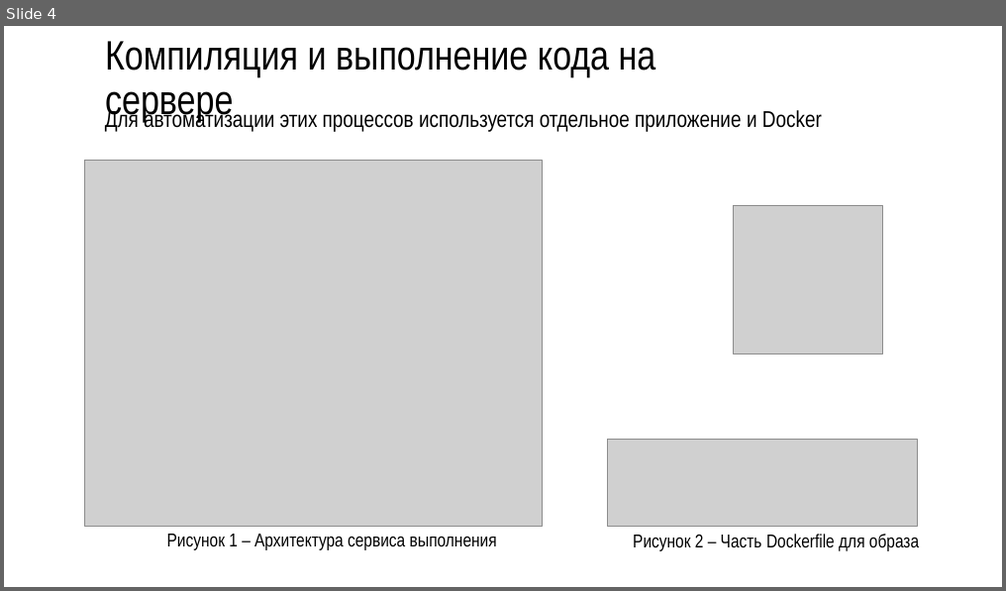
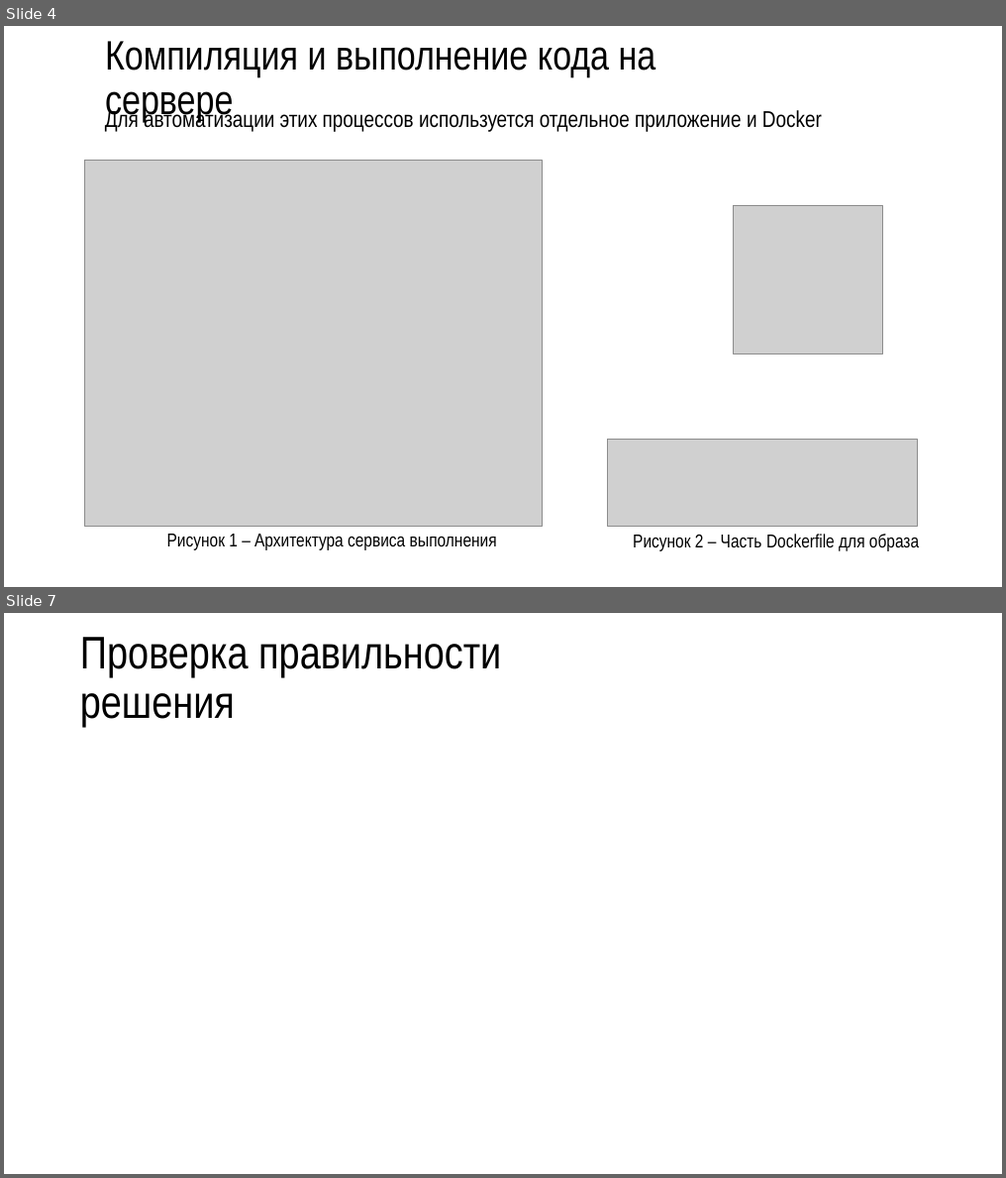
Before and after one commit to R3nnyWeb/codest-open, a slide deck: Презентация Microsoft PowerPoint.pptx. Shown one above the other, each under a label of ours: slide 4 before the commit, slides 4 and 7 after it; the slides between them are not shown. The pictures are 1006x591 and 1006x1178 pixels, drawn with LibreOffice and Linux fonts; fonts in the diff are those of the drawing; grey boxes stand for pictures; background and template pictures are left out. Boxes give left, top, right and bottom in pixels: in the first picture for what was removed or moved away, otherwise in the second. Text is boxed around its words. In the diff, an @@ line names an element or a change of style, - is before the commit and + after.

```diff
--- a/Презентация Microsoft PowerPoint.pptx
+++ b/Презентация Microsoft PowerPoint.pptx
@@ slide 7 added at <box>4,613,1002,1174</box>, background picture (left out) @@
@@ title added at <box>80,637,501,727</box>, 44 pt, text #000000 @@
+Проверка правильности решения
```
Also in this commit, not shown: 1 slide changed, 1 other slide added, 1 other file.
